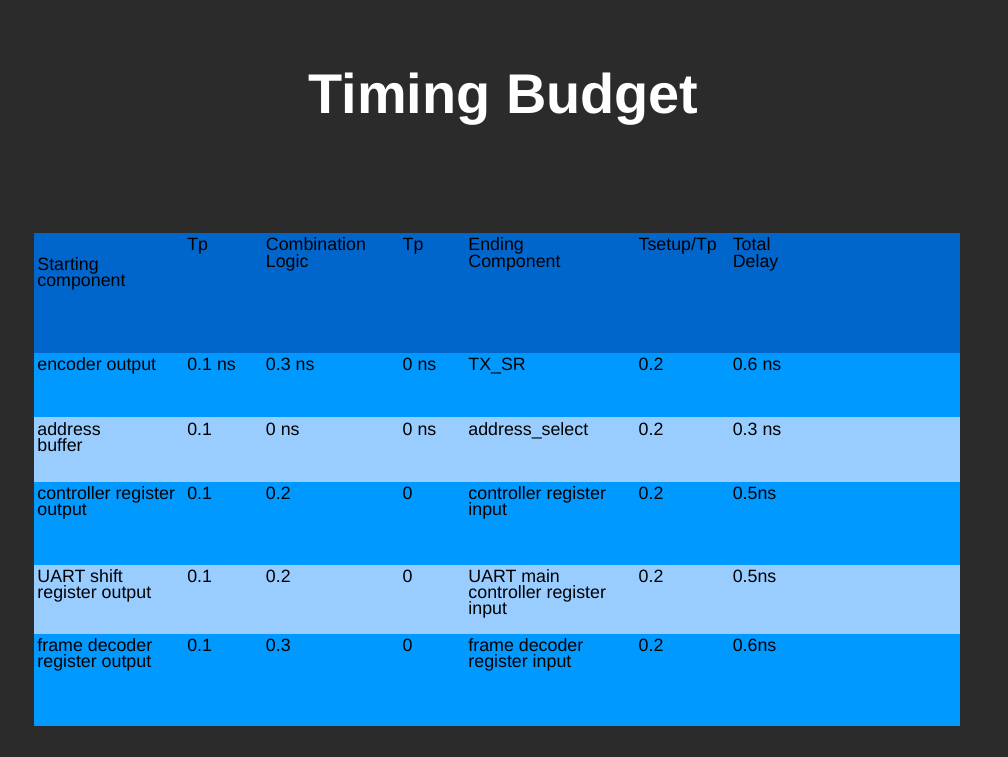
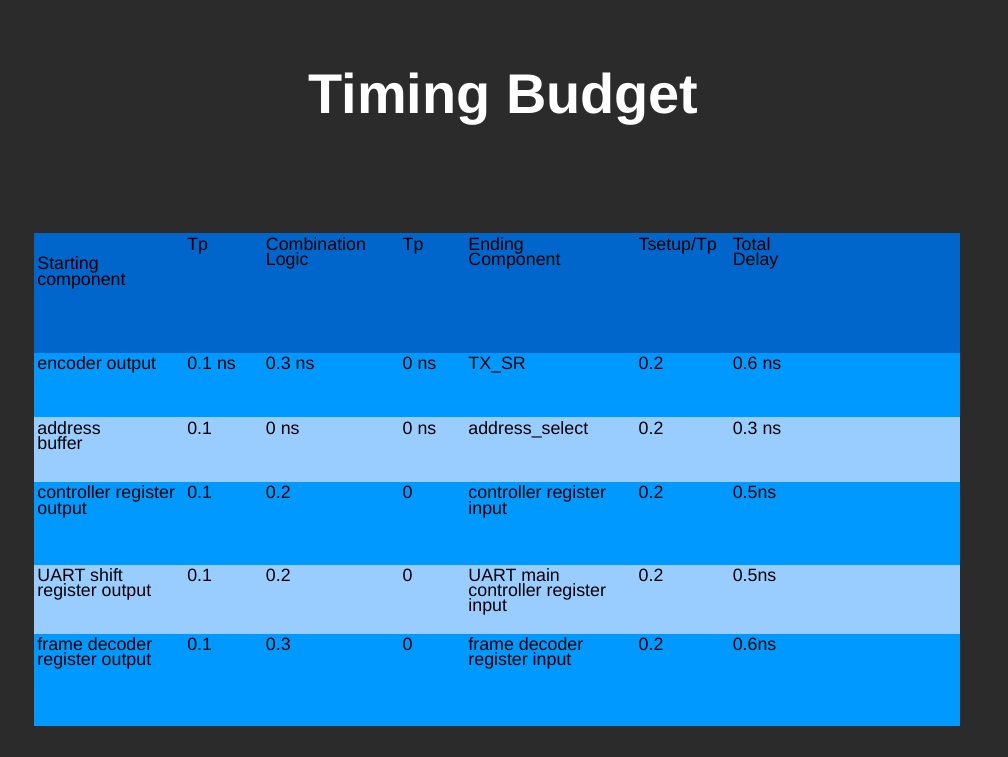
Before and after one commit to snowpuppy/ECE337, a slide deck: slide 18 of docs/ece337_2.ppt. Drawn at 1008x757 pixels with LibreOffice and Linux fonts; fonts in the diff are those of the drawing; background and template pictures are left out; a plain dark background stands for a picture behind light text. Boxes give left, top, right and bottom in pixels: in the first picture for what was removed or moved away, otherwise in the second. Text is boxed around its words. In the diff, an @@ line names an element or a change of style, - is before the commit and + after.

```diff
--- a/docs/ece337_2.ppt
+++ b/docs/ece337_2.ppt
@@ table at [34,233,960,725] @@
@@ line spacing 0.81 to 0.76 @@
```
Also in this commit, not shown: 8 other slides changed, 2 other files.
